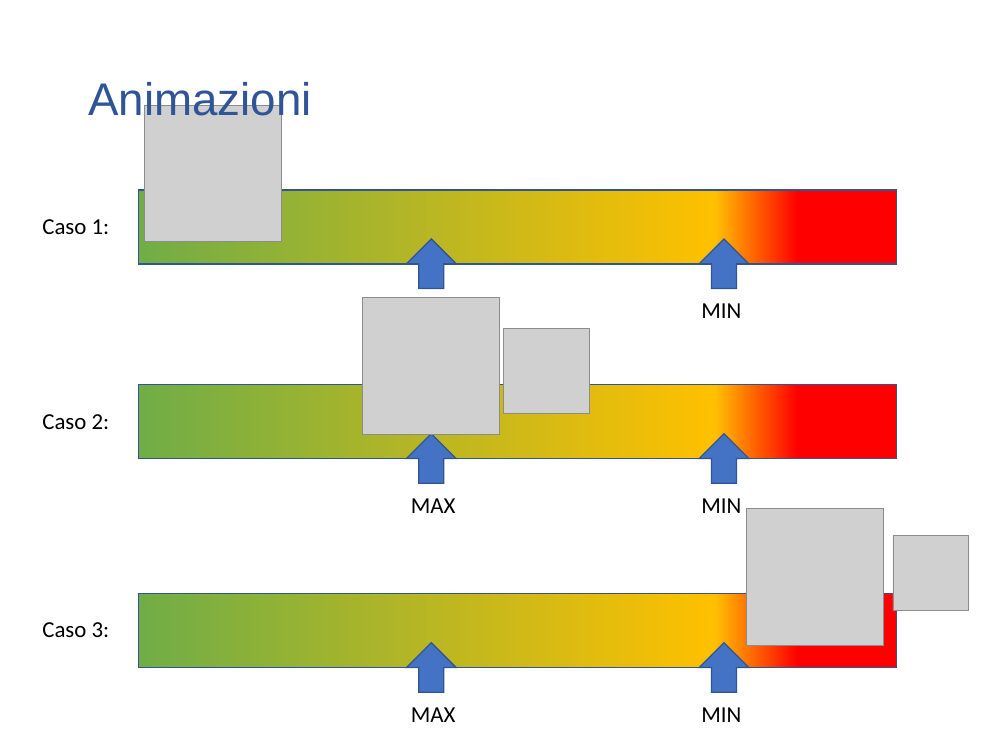
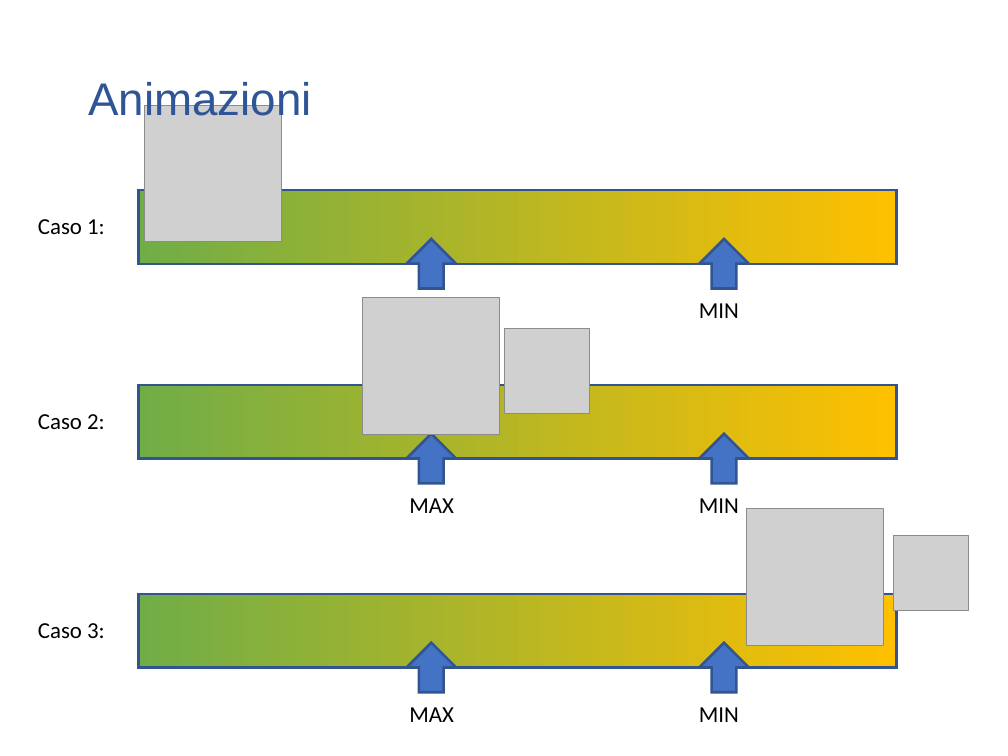
Before and after one commit to ivochan/ArduCARino, a slide deck: slide 3 of presentation/PresentazioneProgettoTecnologie_powerpoint.pptx. Drawn at 1008x756 pixels with LibreOffice and Linux fonts; fonts in the diff are those of the drawing; grey boxes stand for pictures; background and template pictures are left out. Boxes give left, top, right and bottom in pixels: in the first picture for what was removed or moved away, otherwise in the second. Text is boxed around its words. In the diff, an @@ line names an element or a change of style, - is before the commit and + after.

```diff
--- a/presentation/PresentazioneProgettoTecnologie_powerpoint.pptx
+++ b/presentation/PresentazioneProgettoTecnologie_powerpoint.pptx
@@ text "Caso 1:": place and size @@
-text "Caso 1:" at [42,219,110,234]
+text "Caso 1:" at [38,219,105,234]
@@ text "Caso 2:": place and size @@
-text "Caso 2:" at [42,414,110,429]
+text "Caso 2:" at [38,414,105,429]
@@ fill gradient #FF0000 to #FFC000 to #70AD47 to gradient #FFC000 to #70AD47; outline #325491 1 pt to #325490 2 pt in 3 elements at [139,190,897,264], [139,385,897,459], [139,594,897,668] @@
@@ text "Caso 3:": place and size @@
-text "Caso 3:" at [42,622,110,637]
+text "Caso 3:" at [38,623,105,638]
@@ outline #325491 1 pt to #325490 2 pt; proportions changed in 6 elements at [407,239,456,288], [700,239,749,288], [407,434,456,483], [700,434,749,483], [407,643,456,692], [700,643,749,692] @@
```
Also in this commit, not shown: 6 other slides changed, 4 other files.
